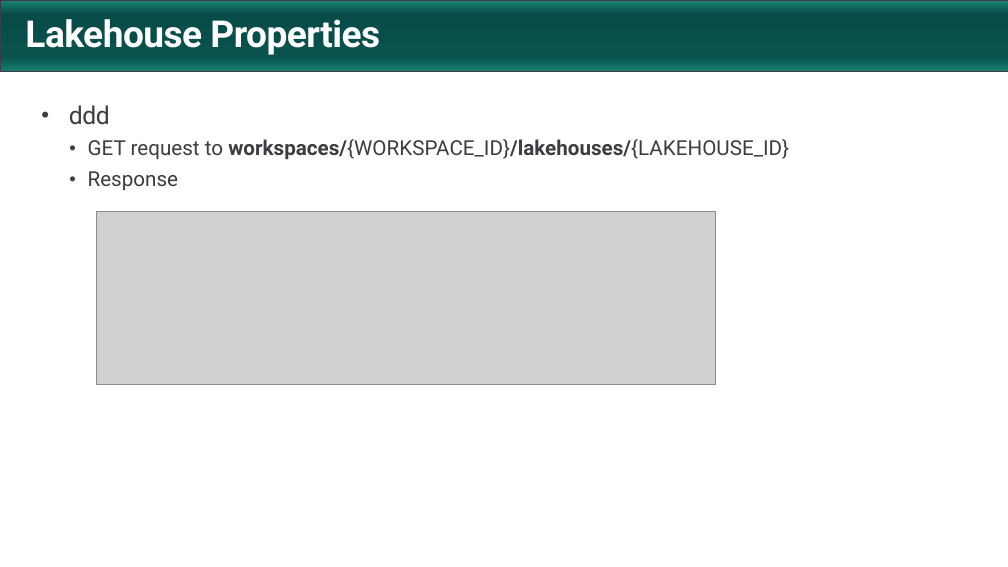
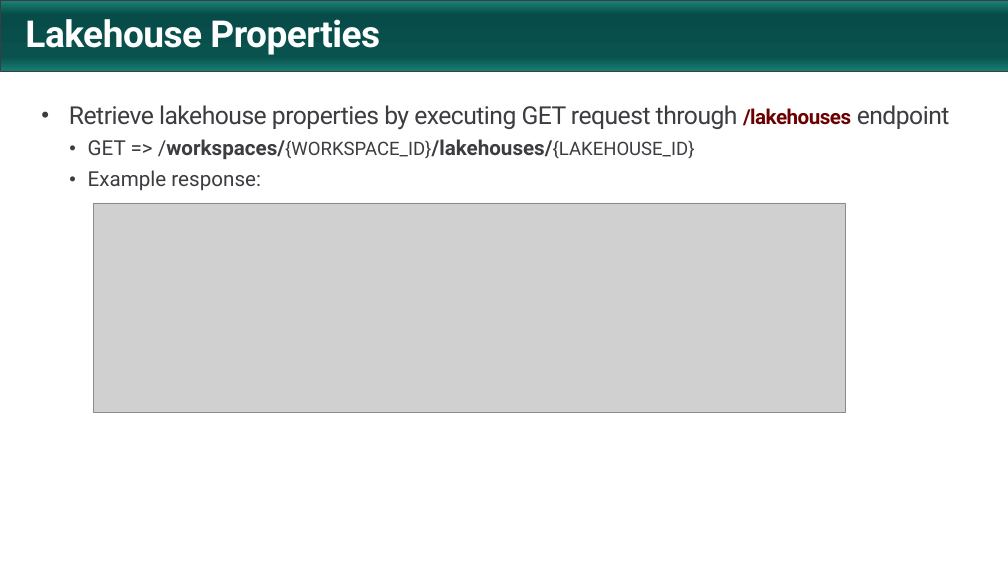
Before and after one commit to PowerBiDevCamp/FabricUserApiDemo, a slide deck: slide 36 of Getting Started.pptx. Drawn at 1008x567 pixels with LibreOffice and Linux fonts; fonts in the diff are those of the drawing; grey boxes stand for pictures; background and template pictures are left out. Boxes give left, top, right and bottom in pixels: in the first picture for what was removed or moved away, otherwise in the second. Text is boxed around its words. In the diff, an @@ line names an element or a change of style, - is before the commit and + after.

```diff
--- a/Getting Started.pptx
+++ b/Getting Started.pptx
@@ text at <box>69,105,950,190</box>: text changed; size 20 to 24 pt @@
-• ddd
-  • GET request to workspaces/{WORKSPACE_ID}/lakehouses/{LAKEHOUSE_ID}
-  • Response
+• Retrieve lakehouse properties by executing GET request through /lakehouses endpoint
+  • GET => /workspaces/{WORKSPACE_ID}/lakehouses/{LAKEHOUSE_ID}
+  • Example response:
@@ picture: place and size @@
-picture at <box>96,211,715,384</box>
+picture at <box>93,203,846,413</box>
```
Also in this commit, not shown: 12 other slides changed, 1 slide added.
